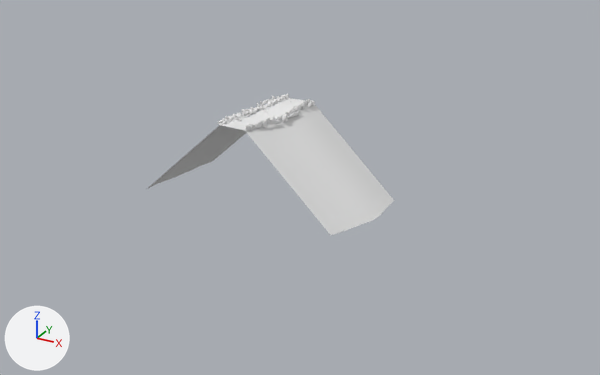
One commit to the OBJ model VektoriaApp/models/RoadTiles/RoadTiles_Curve_UpDown/RoadTiles_Curve_R_Up/RoadTile_Curve_R_Up0.obj: the scene before it, then after it.
Camera for both pictures: a 50 mm camera at (1482.0, -2367.0, 944.0) aimed at (175.0, 11.0, -245.0). Lighting does not change. The marker at lower left points along +X, +Y and +Z. Where no turn or scale is listed for an object, it has been applied to the vertices. Vertices at the same position are counted once.

Names of what the first picture shows: 'Rocks_LowPoly1_Cube.008'.
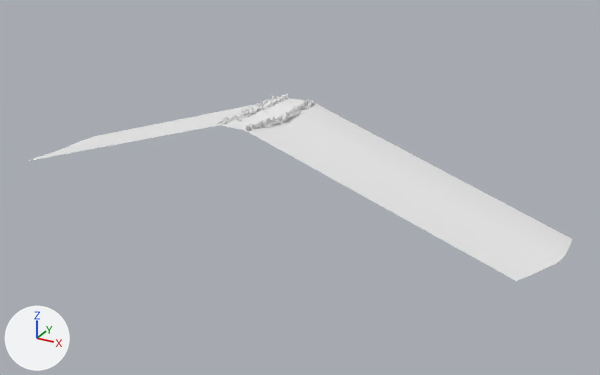
Pixel boxes [x1, y1, x2, y2] of what changed, in the pictures (600 x 375 px; the box of a moved part takes in the faces that stretch with it):
'Rocks_LowPoly1_Cube.008', reshaped (120% wider, 32% taller)
    before: [147, 94, 394, 235]
    after: [29, 94, 573, 281]
part 1 of me_rocks_lowpoly1_cube_008, moved or reshaped
    before: [245, 104, 394, 235]
    after: [245, 103, 573, 281]
part 2 of me_rocks_lowpoly1_cube_008, moved or reshaped
    before: [147, 125, 246, 189]
    after: [29, 103, 266, 161]

What changed in the scene script:
```text
Change me_rocks_lowpoly1_cube_008:
    where me_rocks_lowpoly1_cube_008.from_pydata(...)  # 4625 vertices, 9072 faces; spans x -397.0..480.0, y -150.0..150.0, z -315.0..52.0
    used by ob_rocks_lowpoly1_cube_008; location = (0.0, 0.0, 0.0)
    before: 4601 (480.0, 95.0, -285.0) at pixel (388, 206), 4602 (480.0, 123.0, -285.0) at pixel (391, 203), 4603 (480.0, 68.0, -287.0) at pixel (385, 209), 4604 (480.0, 41.0, -291.0) at pixel (381, 213), 4605 (418.0, -68.0, -313.0) at pixel (351, 228)
    before: 4606 (436.0, -41.0, -309.0) at pixel (359, 224), 4608 (405.0, -95.0, -315.0) at pixel (344, 230), 4610 (473.0, 14.0, -297.0) at pixel (376, 217), 4611 (380.0, -150.0, -315.0) at pixel (330, 235)
    before: 4613 (-397.0, -95.0, -315.0) at pixel (154, 185), 4620 (-316.0, 68.0, -287.0) at pixel (196, 167), 4621 (-325.0, 41.0, -291.0) at pixel (190, 170)
    me_rocks_lowpoly1_cube_008 part 1
    add for i in [*range(4601, 4605), 4610, 4611]: me_rocks_lowpoly1_cube_008.vertices[i].co += Vector((622.0, 0.0, 0.0))
    add for i in [4605, 4606, 4608]: me_rocks_lowpoly1_cube_008.vertices[i].co += Vector((626.0, 0.0, 0.0))
    me_rocks_lowpoly1_cube_008.vertices[4607].co: (392.0, -123.0, -315.0) -> (1016.0, -123.0, -315.0)  # pixel (337, 233) -> pixel (523, 278)
    me_rocks_lowpoly1_cube_008.vertices[4609].co: (458.0, -14.0, -303.0) -> (1082.0, -14.0, -303.0)  # pixel (369, 221) -> pixel (554, 264)
    me_rocks_lowpoly1_cube_008.vertices[4612].co: (480.0, 150.0, -285.0) -> (1100.0, 150.0, -285.0)  # pixel (394, 200) -> pixel (572, 239)
    me_rocks_lowpoly1_cube_008 part 2
    add for i in [4613, 4620, 4621]: me_rocks_lowpoly1_cube_008.vertices[i].co += Vector((-600.0, 0.0, 0.0))
    me_rocks_lowpoly1_cube_008.vertices[4614].co: (-397.0, -123.0, -315.0) -> (-998.0, -123.0, -315.0)  # pixel (149, 187) -> pixel (32, 159)
    me_rocks_lowpoly1_cube_008.vertices[4615].co: (-303.0, 123.0, -285.0) -> (-905.0, 123.0, -285.0)  # pixel (207, 163) -> pixel (90, 137)
    me_rocks_lowpoly1_cube_008.vertices[4616].co: (-310.0, 95.0, -285.0) -> (-911.0, 95.0, -285.0)  # pixel (201, 165) -> pixel (84, 139)
    me_rocks_lowpoly1_cube_008.vertices[4617].co: (-356.0, -14.0, -303.0) -> (-954.0, -14.0, -303.0)  # pixel (176, 176) -> pixel (59, 149)
    me_rocks_lowpoly1_cube_008.vertices[4618].co: (-373.0, -41.0, -309.0) -> (-971.0, -41.0, -309.0)  # pixel (168, 179) -> pixel (51, 152)
    me_rocks_lowpoly1_cube_008.vertices[4619].co: (-388.0, -68.0, -313.0) -> (-987.0, -68.0, -313.0)  # pixel (160, 182) -> pixel (44, 154)
    me_rocks_lowpoly1_cube_008.vertices[4622].co: (-341.0, 14.0, -297.0) -> (-939.0, 14.0, -297.0)  # pixel (183, 173) -> pixel (66, 146)
    me_rocks_lowpoly1_cube_008.vertices[4623].co: (-397.0, -150.0, -315.0) -> (-999.0, -150.0, -315.0)  # pixel (145, 190) -> pixel (27, 161)
    me_rocks_lowpoly1_cube_008.vertices[4624].co: (-297.0, 150.0, -285.0) -> (-900.0, 150.0, -285.0)  # pixel (212, 161) -> pixel (95, 135)
```
